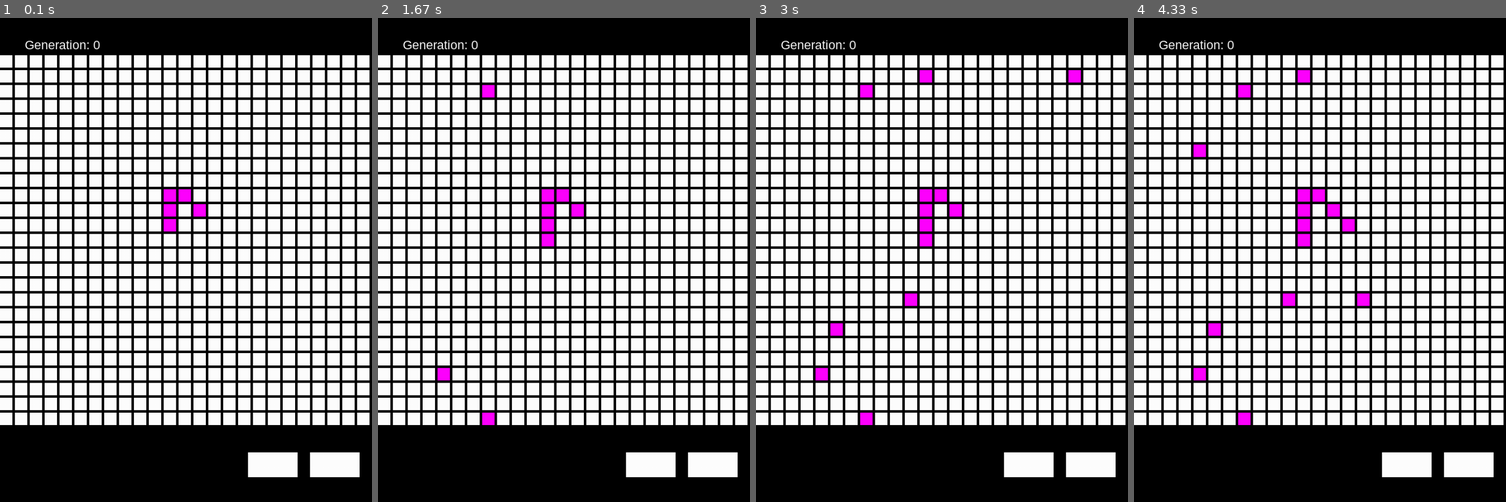
Above: before the commit, frames 1-4 (left to right).
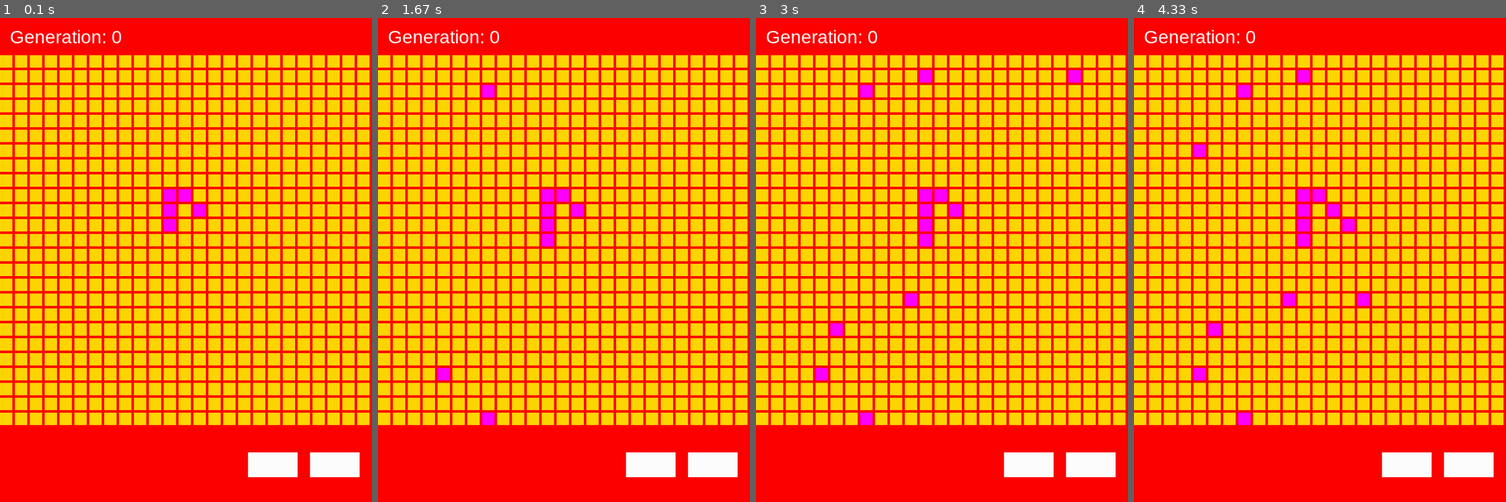
Above: after the commit, the same moments.

Repository: bloominstituteoftechnology/CS-Build-Week-1
Game: pygame game, started from draft.py
The game is run twice, just before and just after one commit, with the same random seed, the same clock (stepped at 60 frames per second) and the same inputs.
Inputs (mouse positions are in pixels of both pictures, inside the frame that each line leads up to):
- Up to frame 1 (0.1 s): no input
- Up to frame 2 (1.67 s): press the mouse at (712, 463) at 0.37 s; move the mouse to (578, 419) at 0.47 s; release the mouse at (448, 371) at 0.6 s; press the mouse at (712, 463) at 0.7 s; move the mouse to (601, 274) at 0.8 s; release the mouse at (489, 85) at 0.93 s; click (552, 235) at 1.05 s; press the mouse at (712, 463) at 1.37 s; move the mouse to (597, 439) at 1.47 s; release the mouse at (482, 414) at 1.6 s
- Up to frame 3 (3 s): press the mouse at (1027, 463) at 1.7 s; move the mouse to (934, 400) at 1.8 s; release the mouse at (837, 337) at 1.93 s; press the mouse at (1027, 463) at 2.03 s; move the mouse to (1053, 269) at 2.13 s; release the mouse at (1079, 76) at 2.27 s; press the mouse at (1090, 463) at 2.37 s; move the mouse to (1008, 269) at 2.47 s; release the mouse at (923, 80) at 2.6 s; press the mouse at (1027, 463) at 2.7 s; move the mouse to (968, 385) at 2.8 s; release the mouse at (908, 308) at 2.93 s
- Up to frame 4 (4.33 s): press the mouse at (1405, 463) at 3.03 s; move the mouse to (1379, 347) at 3.13 s; release the mouse at (1349, 230) at 3.27 s; press the mouse at (1468, 463) at 3.37 s; move the mouse to (1416, 381) at 3.47 s; release the mouse at (1364, 303) at 3.6 s; click (1197, 153) at 3.72 s; press the mouse at (1405, 463) at 4.03 s; move the mouse to (1427, 274) at 4.13 s; release the mouse at (1450, 80) at 4.27 s

The runs differ from the first frame. In frame 1, 98% of the frame differs, in the area x 0-100%, y 0-100%; in frame 2, 98%; in frame 3, 98%; in frame 4, 97%.

Commit message:
Set font size dynamically

Diff:
--- a/draft.py
+++ b/draft.py
@@ -96,7 +96,7 @@
     edit = True
 
     while True:
-        screen.fill((0,0,0))
+        screen.fill((255,0,0))
         for event in pygame.event.get():
             if event.type == pygame.QUIT:
                 return 0
@@ -117,7 +117,7 @@
 
         for i  in range(max):
             for j in range(max):
-                color = 'magenta' if l[i][j] == 1 else 'white'
+                color = 'magenta' if l[i][j] == 1 else 'gold'
                 pygame.draw.rect(screen, pygame.Color(color), pygame.Rect(j*(5+CELL_SIZE), i*(5+CELL_SIZE) + TOP_PADDING, CELL_SIZE, CELL_SIZE))
 
         if edit:
@@ -128,11 +128,12 @@
             gen += 1
             pygame.time.wait(1000)
 
-        font = pygame.font.SysFont('Arial', 25)
+        font = pygame.font.SysFont('Arial', int(WINDOW * 0.050))
         text_surface = font.render(f'Generation: {gen}', True, (255, 255, 255))
         text_rect = text_surface.get_rect()
-        text_rect.center = (10, 10)
-        screen.blit(text_surface, (50, 40))
+        text_rect.centery = TOP_PADDING/2
+        text_rect.left = 20
+        screen.blit(text_surface, text_rect)
 
         pygame.draw.rect(screen, pygame.Color('white'), PLAYBACK_BUTTON)
         pygame.draw.rect(screen, pygame.Color('white'), CLEAR_BUTTON)
